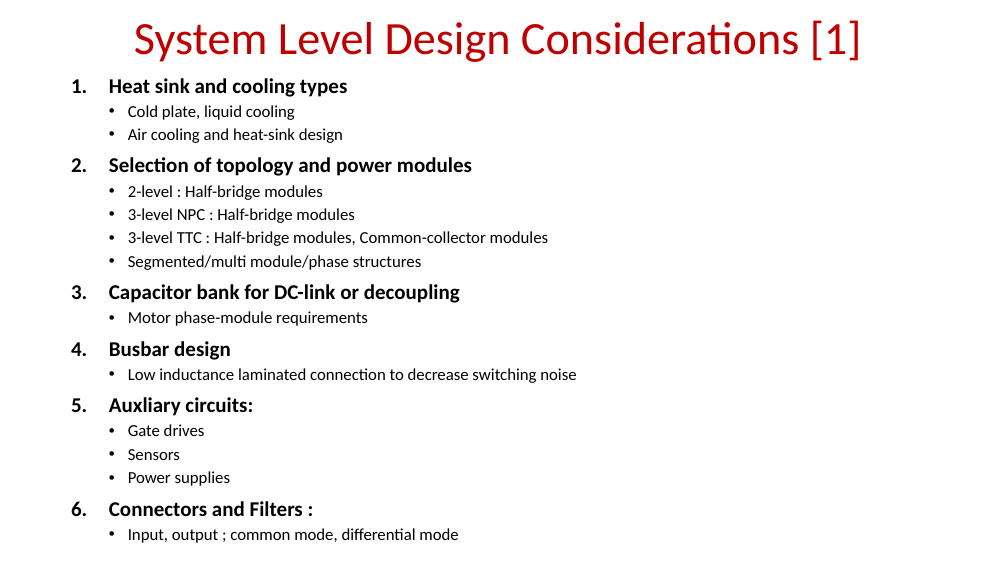
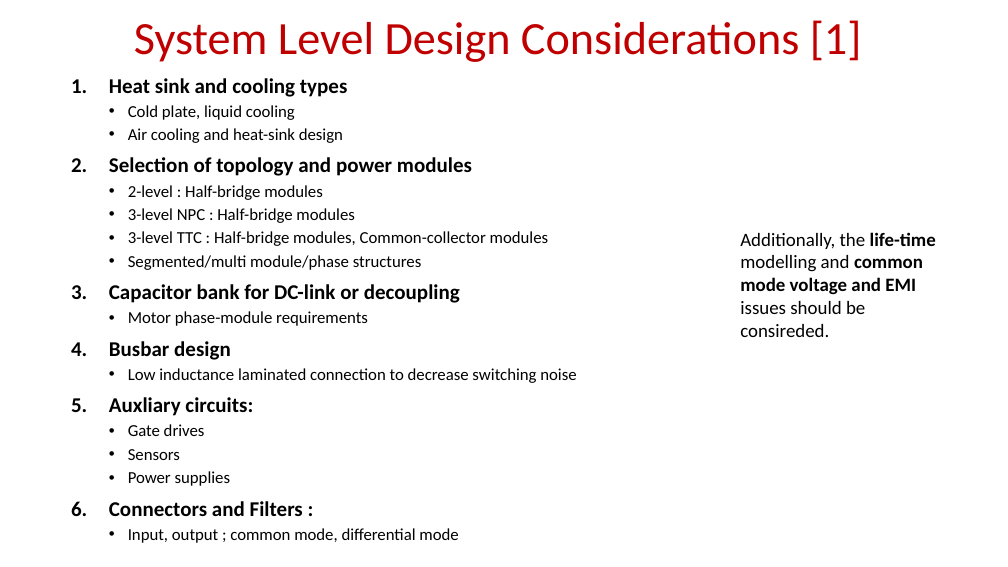
Before and after one commit to EnesAyaz/KTH, a slide deck: slide 2 of Weekly-Reports/InverterDesignConsideration.pptx. Drawn at 1008x567 pixels with LibreOffice and Linux fonts; fonts in the diff are those of the drawing. Boxes give left, top, right and bottom in pixels: in the first picture for what was removed or moved away, otherwise in the second. Text is boxed around its words. In the diff, an @@ line names an element or a change of style, - is before the commit and + after.

```diff
--- a/Weekly-Reports/InverterDesignConsideration.pptx
+++ b/Weekly-Reports/InverterDesignConsideration.pptx
@@ text added at (x1=740, y1=232, x2=936, y2=337), 18 pt, text #000000 @@
+Additionally, the life-time modelling and common mode voltage and EMI issues should be consireded.
```
Also in this commit, not shown: 4 other slides changed, 13 slides added, 2 slides removed, 2 other files.
